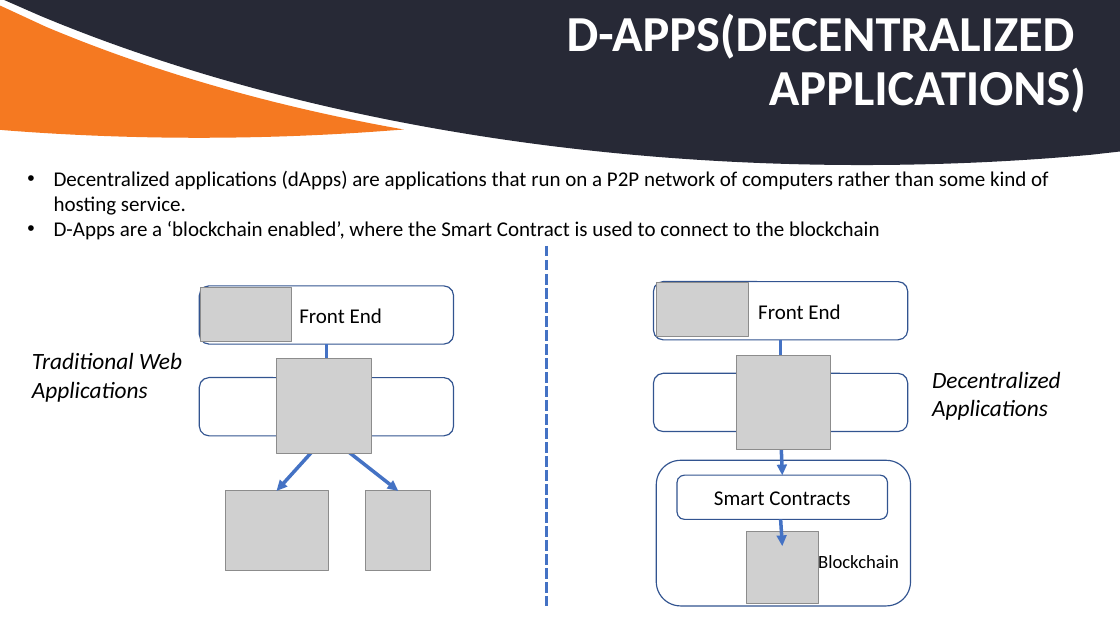
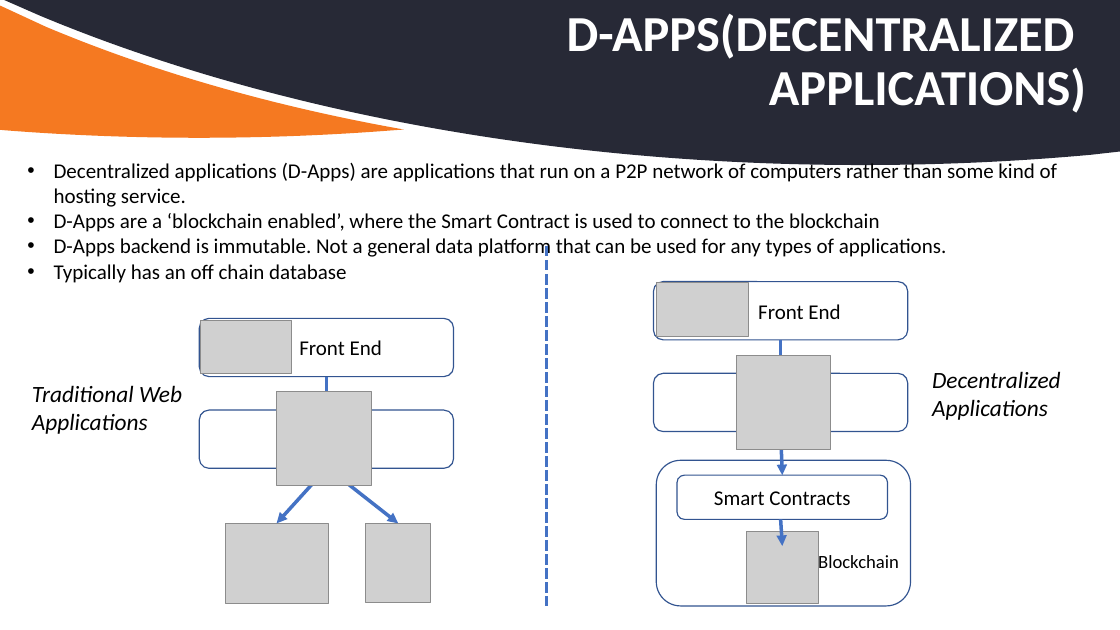
Before and after one commit to aamolgote/codecampnyc2018, a slide deck: slide 4 of PPTX/BAAS.pptx. Drawn at 1120x630 pixels with LibreOffice and Linux fonts; fonts in the diff are those of the drawing; grey boxes stand for pictures; background and template pictures are left out. Boxes give left, top, right and bottom in pixels: in the first picture for what was removed or moved away, otherwise in the second. Text is boxed around its words. In the diff, an @@ line names an element or a change of style, - is before the commit and + after.

Commit message:
Updated PPTX

```diff
--- a/PPTX/BAAS.pptx
+++ b/PPTX/BAAS.pptx
@@ text "Decentralized applications (D-Apps) are applications ...": place and size @@
-text "Decentralized applications (D-Apps) are applications ..." at (54, 171, 1048, 240)
+text "Decentralized applications (D-Apps) are applications ..." at (54, 160, 1057, 283)
@@ text at (54, 160, 1057, 207): text changed @@
-• Decentralized applications (dApps) are applications that run on a P2P network of computers rather than some kind of hosting service.
+• Decentralized applications (D-Apps) are applications that run on a P2P network of computers rather than some kind of hosting service.
@@ text at (54, 238, 947, 283): paragraphs added @@
+• D-Apps backend is immutable. Not a general data platform that can be used for any types of applications.
+• Typically has an off chain database
@@ 2 pictures, 2 rounded rectangles, 1 text, 1 arrow: place and size @@
-2 pictures, 2 rounded rectangles, 1 text, 1 arrow at (32, 286, 454, 571)
+2 pictures, 2 rounded rectangles, 1 text, 1 arrow at (32, 318, 454, 603)
@@ 2 pictures, 2 arrows: place and size @@
-2 pictures, 2 arrows at (200, 287, 398, 491)
+2 pictures, 2 arrows at (200, 320, 398, 523)
```
Also in this commit, not shown: 5 other slides changed, 2 slides added.
